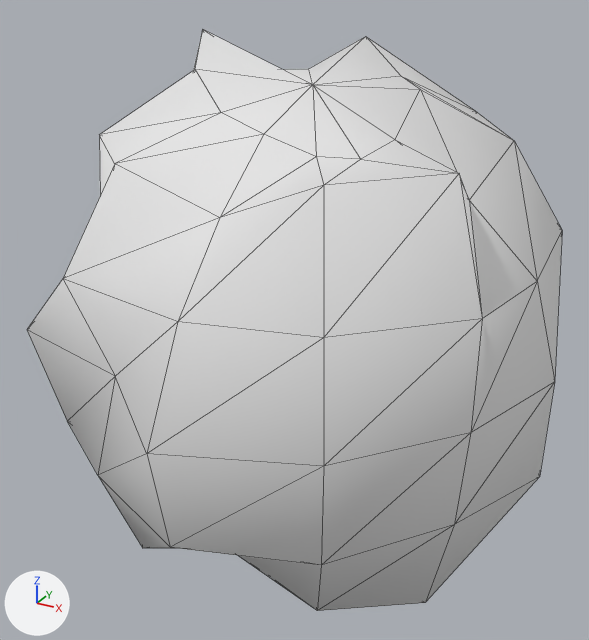
What one commit did to the OBJ model assets/Meshes/rock_a.obj.
Both versions are drawn from a camera (50 mm lens) standing at (1.39, -2.65, 1.34) and looking at (-0.05, -0.04, 0.04). Arrows for +X, +Y and +Z are at lower left; the lights stay in place. The picture after the commit comes second. Mesh edges are drawn as thin lines. Where no turn or scale is listed for an object, it has been applied to the vertices.

In view in the first picture: 'rock_a'.
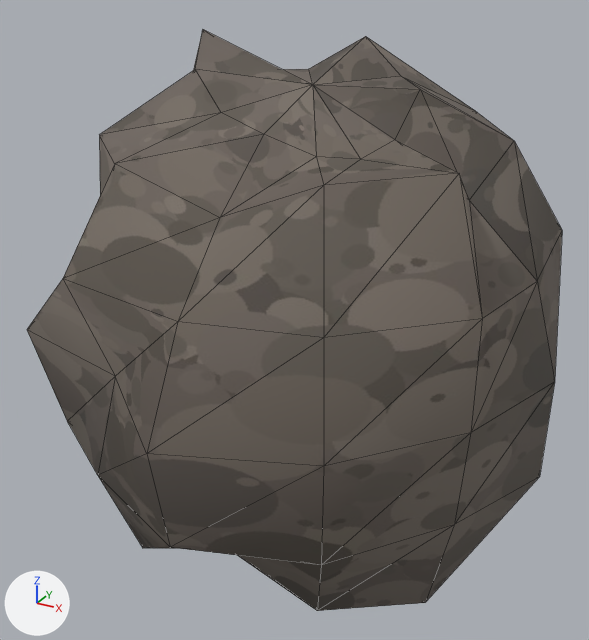
Boxes [x1, y1, x2, y2] around the edits, measured in the pictures (589 x 640 px):
'rock_a', recoloured (white to grey): [27, 29, 562, 611] in both

Patch to the scene script:
```diff
--- a/assets/Meshes/rock_a.obj.py
+++ b/assets/Meshes/rock_a.obj.py
@@ img_rock_albedo_1k_jpg @@
+img_rock_albedo_1k_jpg = load_image('rock_albedo_1k.jpg', 'Textures/Divers/rock_albedo_1k.jpg', 1024, 1024, 'sRGB')
@@ mat_m_rock_a @@
+mat_m_rock_a = principled_material('M_Rock_A')
+mat_m_rock_a.texture = img_rock_albedo_1k_jpg
+mat_m_rock_a.roughness = 0.937
@@ me_rock_a @@
 me_rock_a.from_pydata(...)  # 86 vertices, 168 faces; spans x -1.05..0.96, y -1.05..0.97, z -1.06..1.11
-me_rock_a.materials.append(mat_m_rock)  # white #e7e7e7
+me_rock_a.materials.append(mat_m_rock_a)  # picture img_rock_albedo_1k_jpg
```
